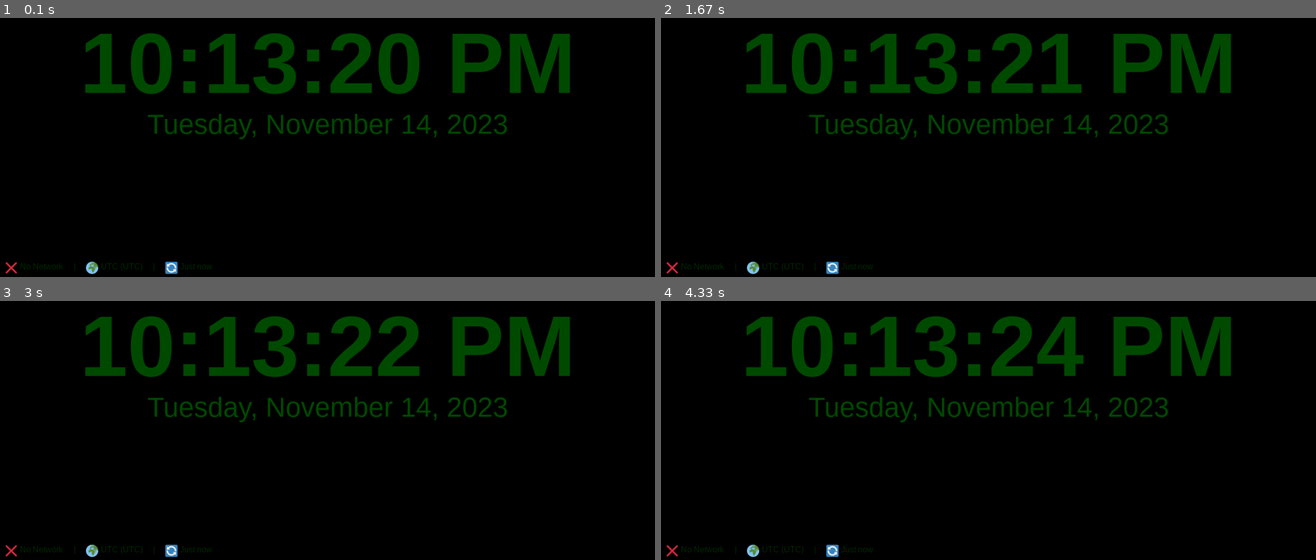
Above: before the commit, frames 1-4 (two rows, left to right).
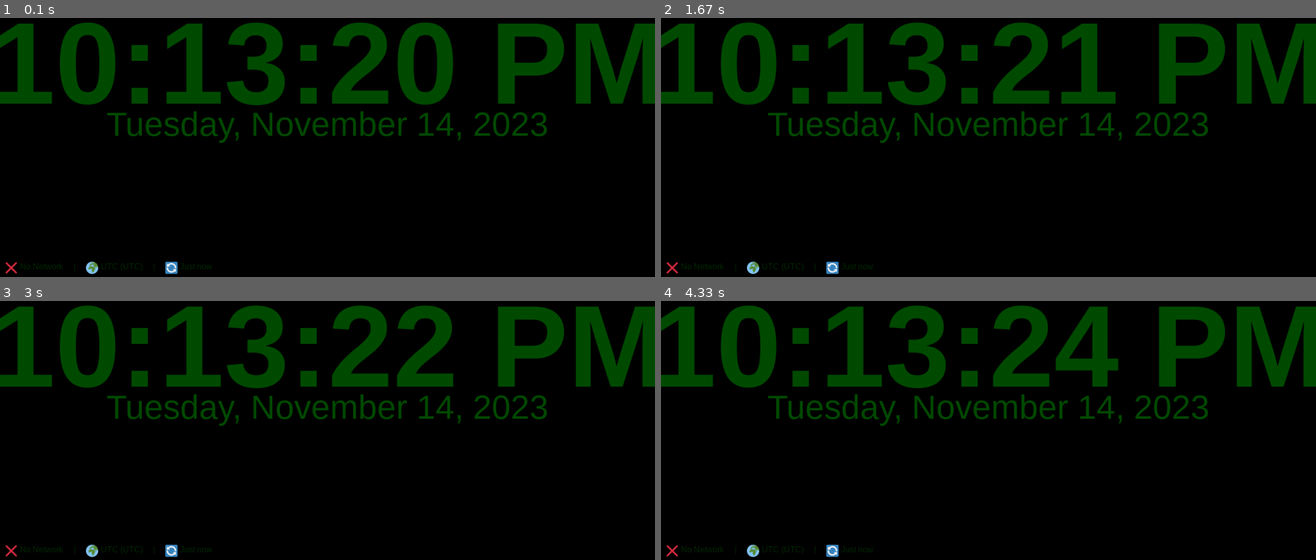
Above: after the commit, the same moments.

Repository: AhsenBaig-boilerplate/rpi-digital-clock
Game: pygame game, started from app/clock_display.py
Two runs of this game, one before a commit and one after it. Both use one fixed random seed, a clock stepped at 60 frames per second and the inputs below.
Inputs:
- Up to frame 1 (0.1 s): no input
- Up to frame 2 (1.67 s): no input
- Up to frame 3 (3 s): no input
- Up to frame 4 (4.33 s): no input

The runs differ from the first frame. In frame 1, 18% of the frame differs, in the area x 0-100%, y 1-49%; in frame 2, 18%; in frame 3, 18%; in frame 4, 18%.

Commit message:
Increase clock font sizes for better visibility
- Time: 280 → 380 (+36% larger)
- Date: 90 → 110 (+22% larger)

The clock will now take up more screen space with larger,
more visible digits from a distance.

Diff:
--- a/app/clock_display.py
+++ b/app/clock_display.py
@@ -69,8 +69,8 @@
 
         # Font sizes - scale based on resolution for optimal space usage
         # Large defaults for distance visibility (use 70-80% of screen height for time)
-        base_time_size = display_config.get('time_font_size', 280)
-        base_date_size = display_config.get('date_font_size', 90)
+        base_time_size = display_config.get('time_font_size', 380)
+        base_date_size = display_config.get('date_font_size', 110)
         base_weather_size = display_config.get('weather_font_size', 60)
         base_status_size = 28
 
--- a/app/config.yaml
+++ b/app/config.yaml
@@ -46,8 +46,8 @@
 
   # Font sizes for different elements
   # Large sizes optimized for visibility from distance
-  time_font_size: 280
-  date_font_size: 90
+  time_font_size: 380
+  date_font_size: 110
   weather_font_size: 60
 
   # Display color (hex format)
